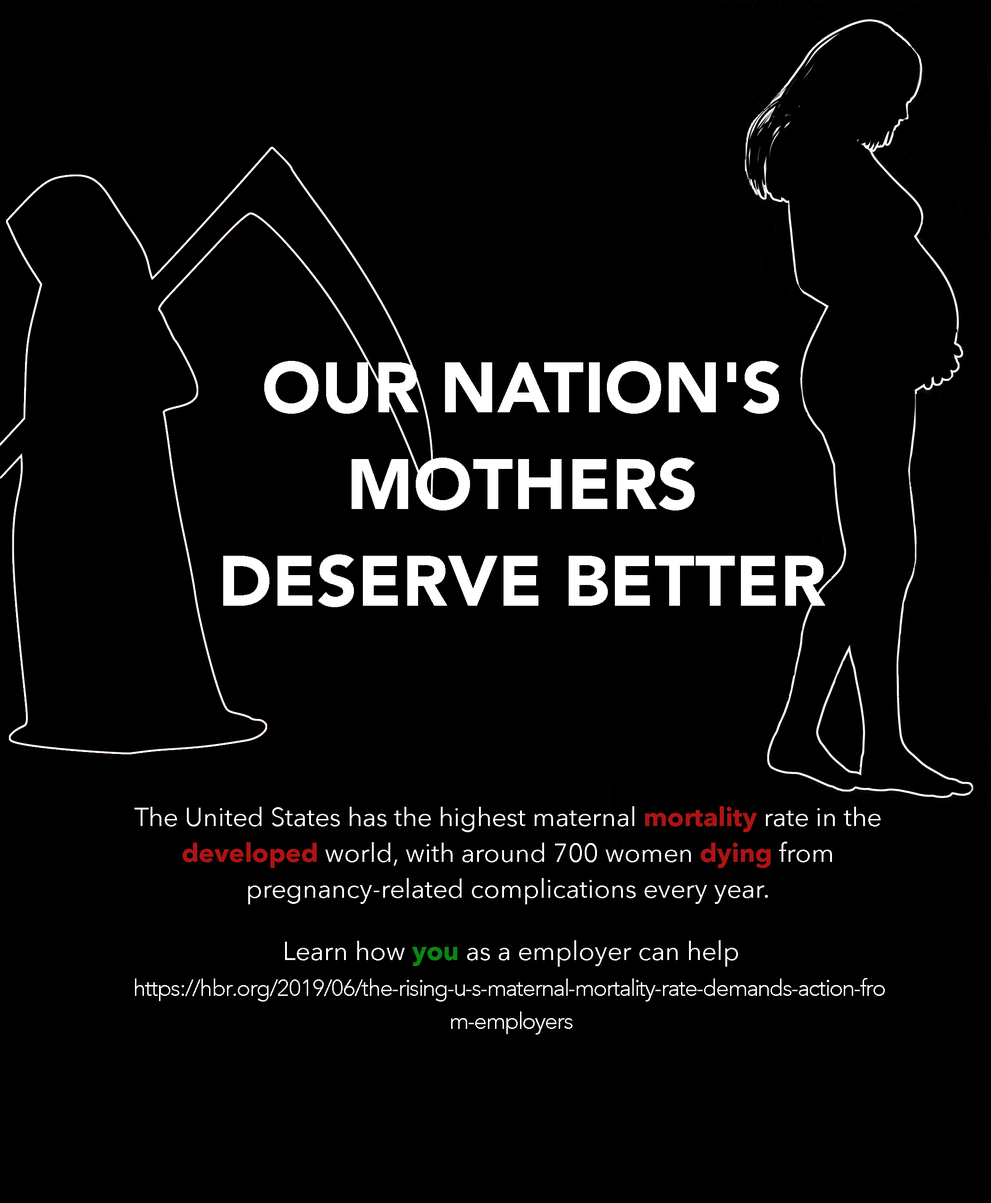
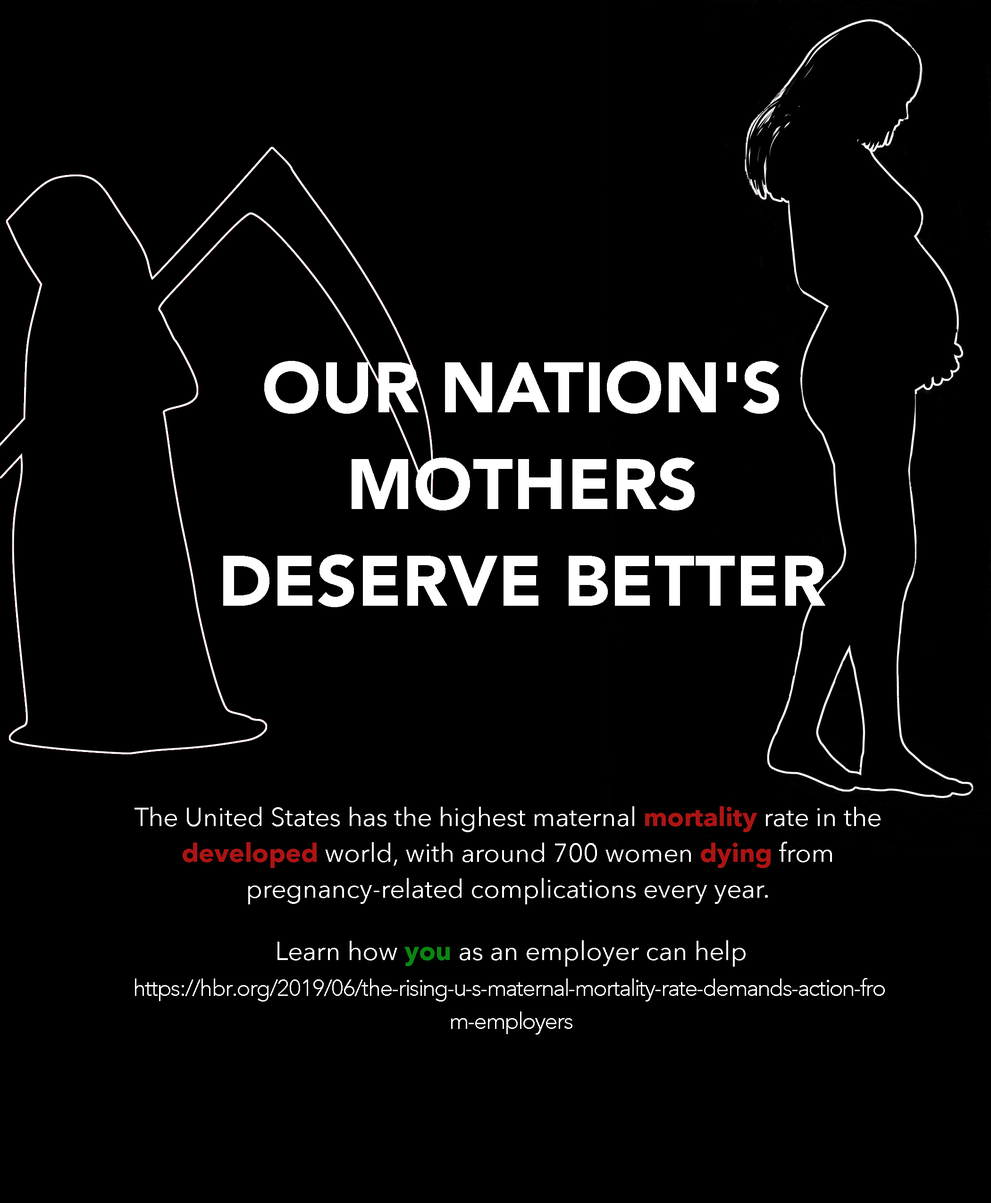
The second (991, 1203) image is a revision of the first. Changes to its layers:
renamed "Learn how you as a employer ca..." to "Learn how you as an employer c...", painted on it over [277, 940, 746, 967]
